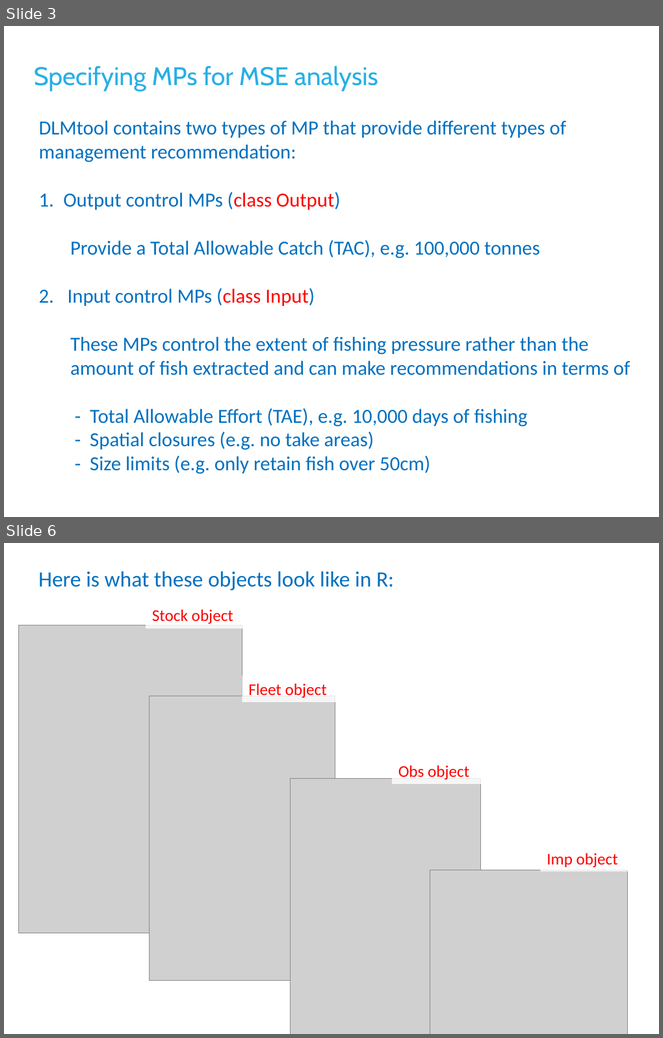
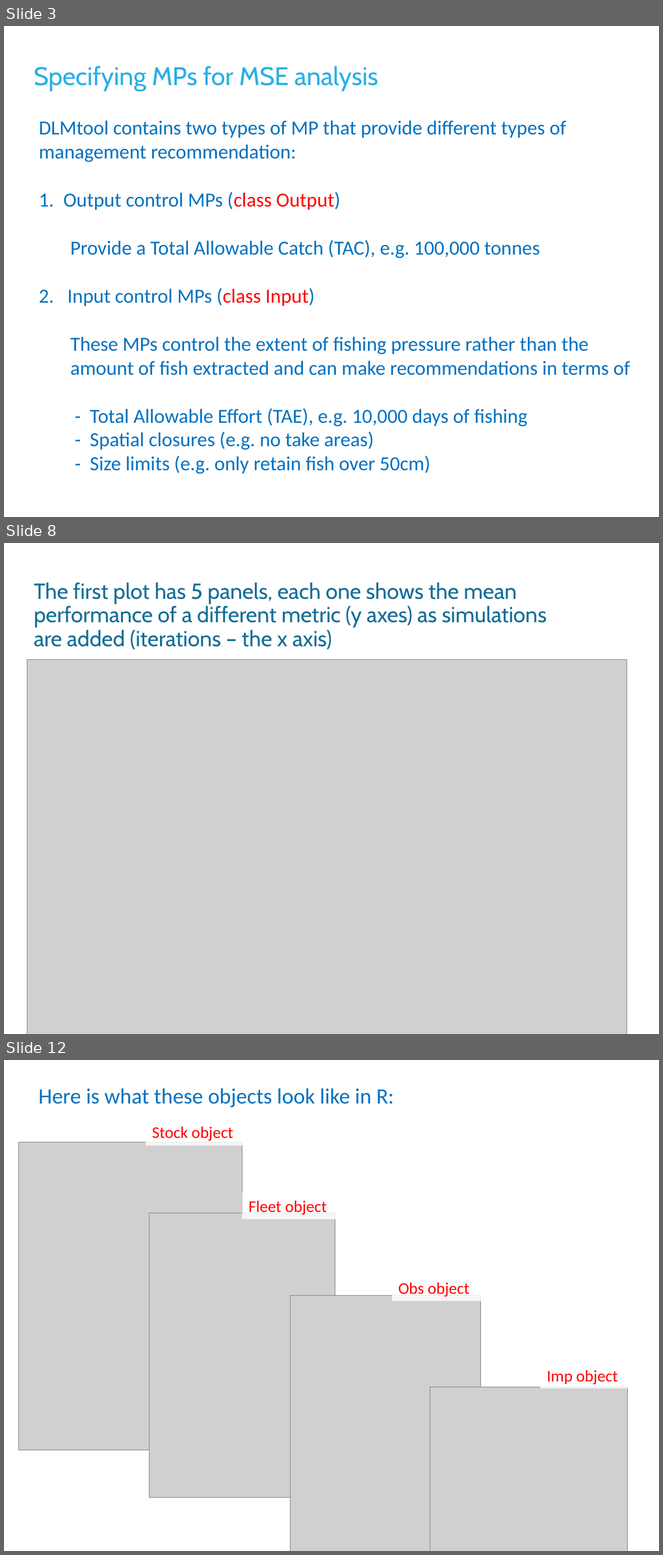
Before and after one commit to DLMtool/DLMDev, a slide deck: Disused code/Misc/Lectures/3 Customizing DLMtool/L3b Specifying MPs and other MSE outputs.pptx. Shown one above the other, each under a label of ours: slides 3 and 6 before the commit, slides 3, 8 and 12 after it; the slides between them are not shown. The pictures are 663x1038 and 663x1555 pixels, drawn with LibreOffice and Linux fonts; fonts in the diff are those of the drawing; grey boxes stand for pictures; background and template pictures are left out. Boxes give left, top, right and bottom in pixels: in the first picture for what was removed or moved away, otherwise in the second. Text is boxed around its words. In the diff, an @@ line names an element or a change of style, - is before the commit and + after.

```diff
--- a/Disused code/Misc/Lectures/3 Customizing DLMtool/L3b Specifying MPs and other MSE outputs.pptx
+++ b/Disused code/Misc/Lectures/3 Customizing DLMtool/L3b Specifying MPs and other MSE outputs.pptx
@@ slide 8 added at <box>4,543,659,1034</box>, background #FFFFFF @@
@@ text added at <box>34,582,547,650</box>, 24 pt, text #126D96 @@
+The first plot has 5 panels, each one shows the mean performance of a different metric (y axes) as simulations are added (iterations – the x axis)
@@ picture added at <box>27,659,627,1034</box> @@
@@ what was slide 6 is now slide 12 @@
```
Also in this commit, not shown: 1 slide changed, 5 other slides added, 3 other files.
